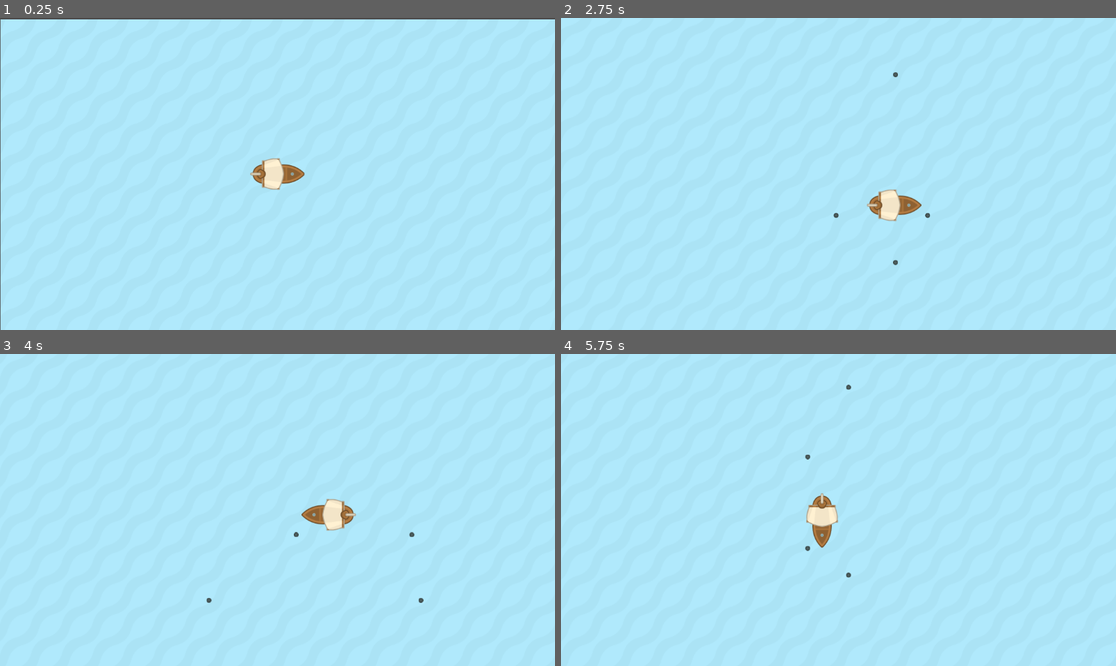
Above: before the commit, frames 1-4 (two rows, left to right).
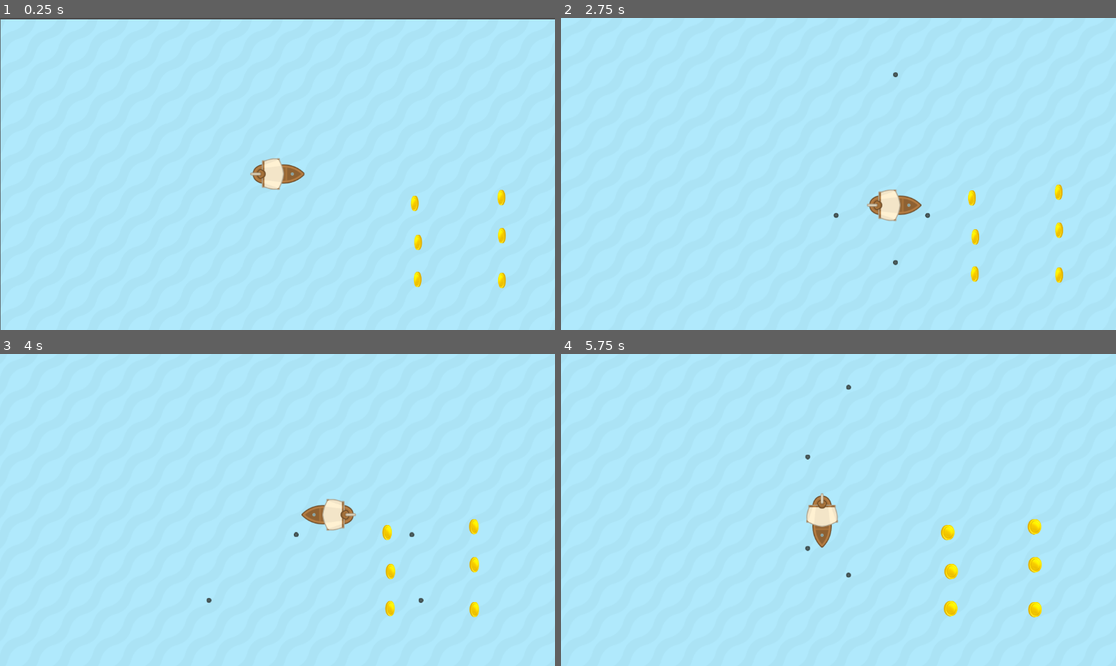
Above: after the commit, the same moments.

Repository: FlorianEduservices/pirate-survivors
Game: Godot game, scene res://Maps/gym_player.tscn
Two runs of this game, one before a commit and one after it. Both use one fixed random seed, a clock stepped at 60 frames per second and the inputs below.
Inputs:
- Up to frame 1 (0.25 s): no input
- Up to frame 2 (2.75 s): hold D (player_move_right) 0.53-1.28 s; hold S (player_move_down) 1.28-2.03 s; hold D (player_move_right) from 2.03 s (still down)
- Up to frame 3 (4 s): release D (player_move_right) at 2.78 s; hold W (player_move_up) 2.78-3.53 s; hold A (player_move_left) from 3.53 s (still down)
- Up to frame 4 (5.75 s): release A (player_move_left) at 5.03 s; hold S (player_move_down) from 5.03 s (still down)

The runs differ from the first frame. In frame 1, 0.4% of the frame differs, in the area x 73-92%, y 55-87%; in frame 2, 0.4%; in frame 3, 0.5%; in frame 4, 0.6%, in the area x 68-87%, y 52-85%.

Commit message:
collect coin

Diff:
--- a/Character/player.gd
+++ b/Character/player.gd
@@ -2,6 +2,8 @@
 
 @export var speed : float = 200
 @export var cannon_ball_scene : PackedScene
+
+var score : int = 0
 
 # Called when the node enters the scene tree for the first time.
 func _ready() -> void:
@@ -30,10 +32,14 @@
 	_shoot(Vector2(0, -20), rotation + (-PI) / 2)
 
 func _shoot(socket : Vector2, cannon_ball_rotation : float):
-	var cannon_ball = cannon_ball_scene.instantiate()
+	var cannon_ball = cannon_ball_scene.instantiate() # spawn
 	cannon_ball.position = position + socket.rotated(rotation)
 	cannon_ball.rotation = cannon_ball_rotation
 	cannon_ball.initial_velocity = linear_velocity
 	get_tree().root.add_child(cannon_ball)
 
 	# queue_free() #destroy the object
+
+func update_score(additional_score : int):
+	self.score += additional_score
+	print("Player score: ", score)
--- /dev/null
+++ b/GPE/Coin/coin.gd
@@ -0,0 +1,21 @@
+extends Area2D
+
+var is_collected : bool = false
+
+# Called when the node enters the scene tree for the first time.
+func _ready() -> void:
+	self.body_entered.connect(_on_body_entered)
+
+
+# Called every frame. 'delta' is the elapsed time since the previous frame.
+func _process(delta: float) -> void:
+	if is_collected == true and $CollectCoinSFX.playing == false:
+		queue_free()
+
+func _on_body_entered(body: Node2D):
+	if body.has_method("update_score") and is_collected == false:
+		body.update_score(100)
+		$AnimatedSprite2D.hide()
+		$CollectCoinSFX.play()
+		is_collected = true
+		#queue_free()
--- /dev/null
+++ b/GPE/Coin/coin.tscn
@@ -0,0 +1,206 @@
+[gd_scene load_steps=31 format=3 uid="uid://cloyrvvgqnchd"]
+
+[ext_resource type="Texture2D" uid="uid://bhqt1hg1hrgtc" path="res://GPE/Coin/Textures/coin-64x64.png" id="1_1tl7t"]
+[ext_resource type="Script" uid="uid://crvo8jrtjivul" path="res://GPE/Coin/coin.gd" id="1_h6kye"]
+[ext_resource type="AudioStream" uid="uid://bcke6akfifc2d" path="res://GPE/Coin/SFX/handleCoins.ogg" id="3_tono4"]
+
+[sub_resource type="AtlasTexture" id="AtlasTexture_h6kye"]
+atlas = ExtResource("1_1tl7t")
+region = Rect2(0, 0, 64, 64)
+
+[sub_resource type="AtlasTexture" id="AtlasTexture_tono4"]
+atlas = ExtResource("1_1tl7t")
+region = Rect2(64, 0, 64, 64)
+
+[sub_resource type="AtlasTexture" id="AtlasTexture_008ja"]
+atlas = ExtResource("1_1tl7t")
+region = Rect2(128, 0, 64, 64)
+
+[sub_resource type="AtlasTexture" id="AtlasTexture_lwisg"]
+atlas = ExtResource("1_1tl7t")
+region = Rect2(192, 0, 64, 64)
+
+[sub_resource type="AtlasTexture" id="AtlasTexture_ewiup"]
+atlas = ExtResource("1_1tl7t")
+region = Rect2(256, 0, 64, 64)
+
+[sub_resource type="AtlasTexture" id="AtlasTexture_pyjji"]
+atlas = ExtResource("1_1tl7t")
+region = Rect2(320, 0, 64, 64)
+
+[sub_resource type="AtlasTexture" id="AtlasTexture_le2pd"]
+atlas = ExtResource("1_1tl7t")
+region = Rect2(384, 0, 64, 64)
+
+[sub_resource type="AtlasTexture" id="AtlasTexture_uskek"]
+atlas = ExtResource("1_1tl7t")
+region = Rect2(448, 0, 64, 64)
+
+[sub_resource type="AtlasTexture" id="AtlasTexture_utsp0"]
+atlas = ExtResource("1_1tl7t")
+region = Rect2(512, 0, 64, 64)
+
+[sub_resource type="AtlasTexture" id="AtlasTexture_w0rjv"]
+atlas = ExtResource("1_1tl7t")
+region = Rect2(576, 0, 64, 64)
+
+[sub_resource type="AtlasTexture" id="AtlasTexture_earre"]
+atlas = ExtResource("1_1tl7t")
+region = Rect2(640, 0, 64, 64)
+
+[sub_resource type="AtlasTexture" id="AtlasTexture_i501j"]
+atlas = ExtResource("1_1tl7t")
+region = Rect2(704, 0, 64, 64)
+
+[sub_resource type="AtlasTexture" id="AtlasTexture_ewsff"]
+atlas = ExtResource("1_1tl7t")
+region = Rect2(768, 0, 64, 64)
+
+[sub_resource type="AtlasTexture" id="AtlasTexture_ldxko"]
+atlas = ExtResource("1_1tl7t")
+region = Rect2(832, 0, 64, 64)
+
+[sub_resource type="AtlasTexture" id="AtlasTexture_t6oc7"]
+atlas = ExtResource("1_1tl7t")
+region = Rect2(896, 0, 64, 64)
+
+[sub_resource type="AtlasTexture" id="AtlasTexture_uye42"]
+atlas = ExtResource("1_1tl7t")
+region = Rect2(960, 0, 64, 64)
+
+[sub_resource type="AtlasTexture" id="AtlasTexture_s34pf"]
+atlas = ExtResource("1_1tl7t")
+region = Rect2(1024, 0, 64, 64)
+
+[sub_resource type="AtlasTexture" id="AtlasTexture_o5m71"]
+atlas = ExtResource("1_1tl7t")
+region = Rect2(1088, 0, 64, 64)
+
+[sub_resource type="AtlasTexture" id="AtlasTexture_1fm44"]
+atlas = ExtResource("1_1tl7t")
+region = Rect2(1152, 0, 64, 64)
+
+[sub_resource type="AtlasTexture" id="AtlasTexture_w4y87"]
+atlas = ExtResource("1_1tl7t")
+region = Rect2(1216, 0, 64, 64)
+
+[sub_resource type="AtlasTexture" id="AtlasTexture_pu1iv"]
+atlas = ExtResource("1_1tl7t")
+region = Rect2(1280, 0, 64, 64)
+
+[sub_resource type="AtlasTexture" id="AtlasTexture_3t3ee"]
+atlas = ExtResource("1_1tl7t")
+region = Rect2(1344, 0, 64, 64)
+
+[sub_resource type="AtlasTexture" id="AtlasTexture_ecfmc"]
+atlas = ExtResource("1_1tl7t")
+region = Rect2(1408, 0, 64, 64)
+
+[sub_resource type="AtlasTexture" id="AtlasTexture_bb53q"]
+atlas = ExtResource("1_1tl7t")
+region = Rect2(1472, 0, 64, 64)
+
+[sub_resource type="AtlasTexture" id="AtlasTexture_4lxdy"]
+atlas = ExtResource("1_1tl7t")
+region = Rect2(1536, 0, 64, 64)
+
+[sub_resource type="SpriteFrames" id="SpriteFrames_7h1d7"]
+animations = [{
+"frames": [{
+"duration": 1.0,
+"texture": SubResource("AtlasTexture_h6kye")
+}, {
+"duration": 1.0,
+"texture": SubResource("AtlasTexture_tono4")
+}, {
+"duration": 1.0,
+"texture": SubResource("AtlasTexture_008ja")
+}, {
+"duration": 1.0,
+"texture": SubResource("AtlasTexture_lwisg")
+}, {
+"duration": 1.0,
+"texture": SubResource("AtlasTexture_ewiup")
+}, {
+"duration": 1.0,
+"texture": SubResource("AtlasTexture_pyjji")
+}, {
+"duration": 1.0,
+"texture": SubResource("AtlasTexture_le2pd")
+}, {
+"duration": 1.0,
+"texture": SubResource("AtlasTexture_uskek")
+}, {
+"duration": 1.0,
+"texture": SubResource("AtlasTexture_utsp0")
+}, {
+"duration": 1.0,
+"texture": SubResource("AtlasTexture_w0rjv")
+}, {
+"duration": 1.0,
+"texture": SubResource("AtlasTexture_earre")
+}, {
+"duration": 1.0,
+"texture": SubResource("AtlasTexture_i501j")
+}, {
+"duration": 1.0,
+"texture": SubResource("AtlasTexture_ewsff")
+}, {
+"duration": 1.0,
+"texture": SubResource("AtlasTexture_ldxko")
+}, {
+"duration": 1.0,
+"texture": SubResource("AtlasTexture_t6oc7")
+}, {
+"duration": 1.0,
+"texture": SubResource("AtlasTexture_uye42")
+}, {
+"duration": 1.0,
+"texture": SubResource("AtlasTexture_s34pf")
+}, {
+"duration": 1.0,
+"texture": SubResource("AtlasTexture_o5m71")
+}, {
+"duration": 1.0,
+"texture": SubResource("AtlasTexture_1fm44")
+}, {
+"duration": 1.0,
+"texture": SubResource("AtlasTexture_w4y87")
+}, {
+"duration": 1.0,
+"texture": SubResource("AtlasTexture_pu1iv")
+}, {
+"duration": 1.0,
+"texture": SubResource("AtlasTexture_3t3ee")
+}, {
+"duration": 1.0,
+"texture": SubResource("AtlasTexture_ecfmc")
+}, {
+"duration": 1.0,
+"texture": SubResource("AtlasTexture_bb53q")
+}, {
+"duration": 1.0,
+"texture": SubResource("AtlasTexture_4lxdy")
+}],
+"loop": true,
+"name": &"coin rotation",
+"speed": 30.0
+}]
+
+[sub_resource type="CircleShape2D" id="CircleShape2D_1tl7t"]
+radius = 43.046486
+
+[node name="Coin" type="Area2D"]
+scale = Vector2(0.5, 0.5)
+script = ExtResource("1_h6kye")
+
+[node name="AnimatedSprite2D" type="AnimatedSprite2D" parent="."]
+sprite_frames = SubResource("SpriteFrames_7h1d7")
+animation = &"coin rotation"
+autoplay = "coin rotation"
+
+[node name="CollisionShape2D" type="CollisionShape2D" parent="."]
+shape = SubResource("CircleShape2D_1tl7t")
+
+[node name="CollectCoinSFX" type="AudioStreamPlayer2D" parent="."]
+stream = ExtResource("3_tono4")
--- a/Maps/gym_player.tscn
+++ b/Maps/gym_player.tscn
@@ -1,7 +1,8 @@
-[gd_scene load_steps=3 format=4 uid="uid://qbrbuhr8o5hd"]
+[gd_scene load_steps=4 format=4 uid="uid://qbrbuhr8o5hd"]
 
 [ext_resource type="TileSet" uid="uid://c2kf8bvcp1obx" path="res://Terrain/ocean.tres" id="1_7b103"]
 [ext_resource type="PackedScene" uid="uid://dqqbg7v6gi3eh" path="res://Character/player.tscn" id="2_6hhq5"]
+[ext_resource type="PackedScene" uid="uid://cloyrvvgqnchd" path="res://GPE/Coin/coin.tscn" id="3_6hhq5"]
 
 [node name="GymPlayer" type="Node2D"]
 
@@ -11,3 +12,21 @@
 
 [node name="Player" parent="." instance=ExtResource("2_6hhq5")]
 position = Vector2(575, 321)
+
+[node name="Coin" parent="." instance=ExtResource("3_6hhq5")]
+position = Vector2(859, 382)
+
+[node name="Coin2" parent="." instance=ExtResource("3_6hhq5")]
+position = Vector2(866, 463)
+
+[node name="Coin3" parent="." instance=ExtResource("3_6hhq5")]
+position = Vector2(865, 540)
+
+[node name="Coin4" parent="." instance=ExtResource("3_6hhq5")]
+position = Vector2(1040, 542)
+
+[node name="Coin5" parent="." instance=ExtResource("3_6hhq5")]
+position = Vector2(1040, 449)
+
+[node name="Coin6" parent="." instance=ExtResource("3_6hhq5")]
+position = Vector2(1039, 370)
Not shown, added: GPE/Coin/SFX/handleCoins.ogg.import
Renamed: coin-64x64.png -> GPE/Coin/Textures/coin-64x64.png
Not shown, added: GPE/Coin/Textures/coin-64x64.png.import
Not shown, added: GPE/Coin/coin.gd.uid
Not shown, added: handleCoins.ogg.import
Not shown, added: GPE/Coin/SFX/handleCoins.ogg
